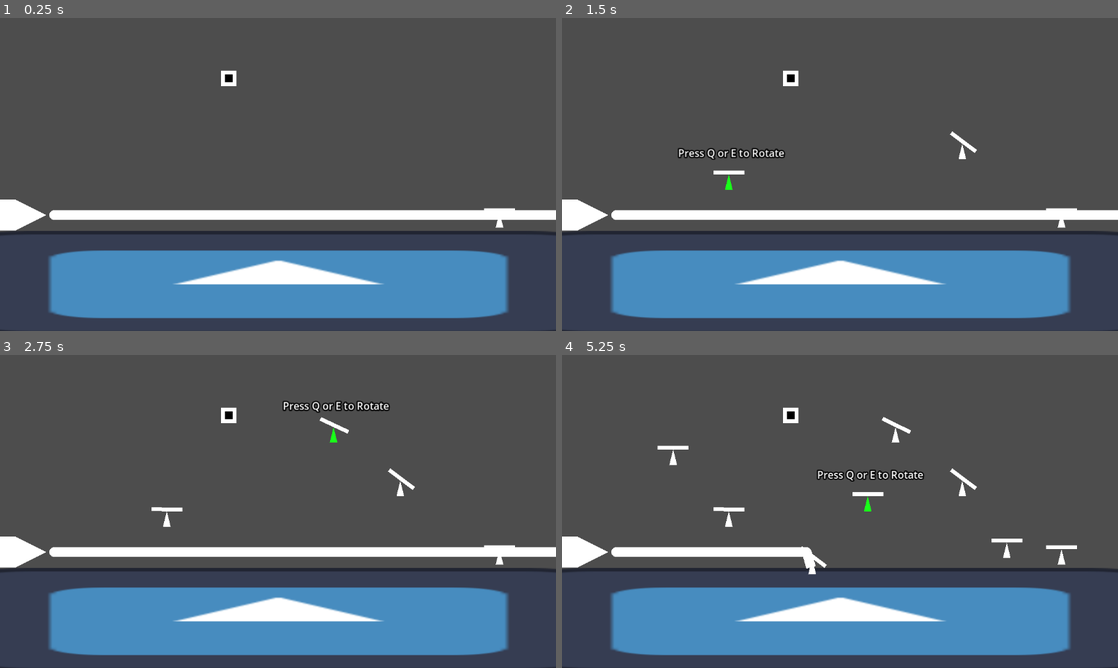
Above: before the commit, frames 1-4 (two rows, left to right).
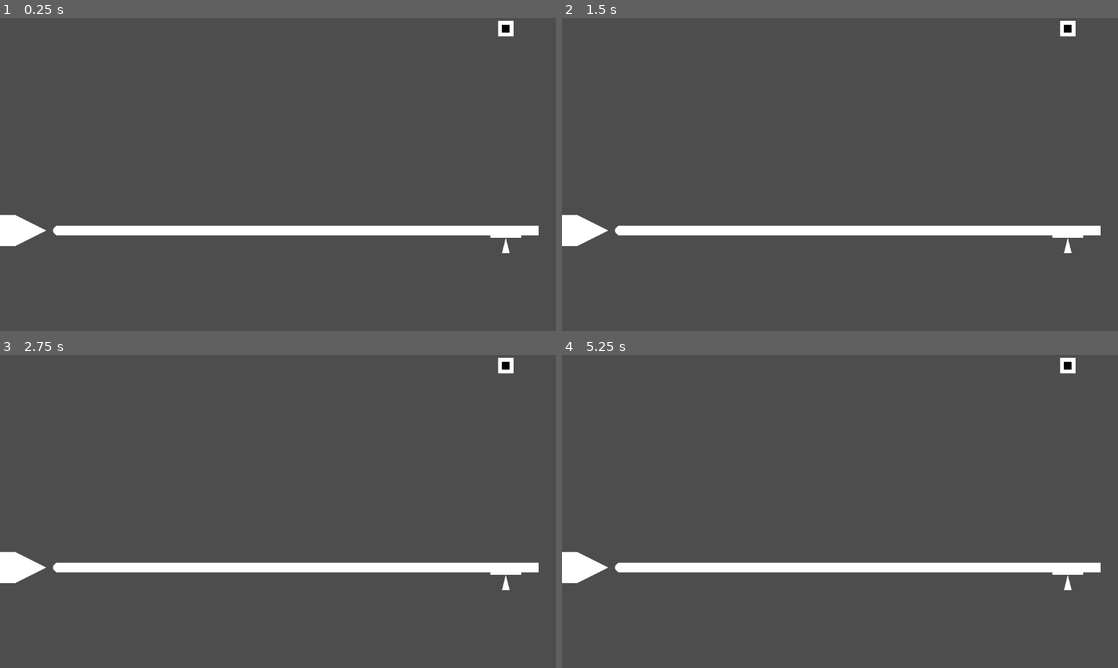
Above: after the commit, the same moments.

Repository: AdilDevStuff/Reflection-Game
Game: Godot game, scene res://scenes/level1.tscn
Two runs of this game, one before a commit and one after it. Both use one fixed random seed, a clock stepped at 60 frames per second and the inputs below. Before the commit the project starts from res://scenes/world.tscn. The engine's default icon, where the game draws it, is replaced by a stand-in: a white triangle on a blue panel in a dark square.
Inputs (mouse positions are in pixels of both pictures, inside the frame that each line leads up to):
- Up to frame 1 (0.25 s): no input
- Up to frame 2 (1.5 s): tap Enter at 0.5 s; move the mouse to (962, 158) at 0.52 s; hold E (rotate_right) 0.53-1.28 s; click (962, 158) at 0.6 s; tap Q (rotate_left) at 1.25 s; move the mouse to (728, 190) at 1.27 s; hold Q (rotate_left) from 1.28 s (still down); click (728, 190) at 1.35 s
- Up to frame 3 (2.75 s): move the mouse to (333, 442) at 2.02 s; release Q (rotate_left) at 2.03 s; hold E (rotate_right) from 2.03 s (still down); right-click (333, 442) at 2.1 s; click (333, 442) at 2.3 s
- Up to frame 4 (5.25 s): tap Q (rotate_left) at 2.75, 3.5 s; move the mouse to (812, 574) at 2.77 s; click (812, 574) at 2.85 s; move the mouse to (1006, 558) at 3.52 s; release E (rotate_right) at 3.53 s; hold Q (rotate_left) from 3.53 s (still down); click (1006, 558) at 3.6 s; move the mouse to (673, 464) at 4.27 s; right-click (673, 464) at 4.35 s; click (673, 464) at 4.55 s; move the mouse to (867, 511) at 5.02 s; click (867, 511) at 5.1 s

The runs differ from the first frame. In frame 1, 25% of the frame differs, in the area x 0-100%, y 0-100%; in frame 2, 26%; in frame 3, 26%; in frame 4, 25%.

Commit message:
Level1 & Level 2

Diff:
--- a/project.godot
+++ b/project.godot
@@ -60,14 +60,13 @@
 }
 right_click={
 "deadzone": 0.2,
-"events": [Object(InputEventMouseButton,"resource_local_to_scene":false,"resource_name":"","device":-1,"window_id":0,"alt_pressed":false,"shift_pressed":false,"ctrl_pressed":false,"meta_pressed":false,"button_mask":0,"position":Vector2(0, 0),"global_position":Vector2(0, 0),"factor":1.0,"button_index":2,"canceled":false,"pressed":false,"double_click":false,"script":null)
-]
+"events": []
 }
 
 [layer_names]
 
 2d_physics/layer_1="Player"
-2d_physics/layer_2="Ground"
+2d_physics/layer_2="World"
 2d_physics/layer_3="Mirror"
 2d_physics/layer_4="LightSensor"
 
--- /dev/null
+++ b/scenes/level1.tscn
@@ -0,0 +1,48 @@
+[gd_scene load_steps=6 format=3 uid="uid://c0lrclbheissc"]
+
+[ext_resource type="Script" uid="uid://defd2jyehanr6" path="res://scripts/light_ray_manager.gd" id="2_ejswk"]
+[ext_resource type="PackedScene" uid="uid://bjcsplt8ouk6r" path="res://scenes/light_source.tscn" id="3_bbk5w"]
+[ext_resource type="PackedScene" uid="uid://def2eojugjglu" path="res://scenes/mirror.tscn" id="4_conm7"]
+[ext_resource type="PackedScene" uid="uid://bcy1wol21qaoy" path="res://scenes/light_sensor.tscn" id="5_d3jkd"]
+[ext_resource type="PackedScene" uid="uid://bc753si75kru0" path="res://scenes/player.tscn" id="6_u3awl"]
+
+[node name="World" type="Node2D"]
+
+[node name="Ground" type="StaticBody2D" parent="."]
+position = Vector2(577, 548)
+scale = Vector2(10.7637, 1.66563)
+collision_layer = 2
+
+[node name="CollisionPolygon2D" type="CollisionPolygon2D" parent="Ground"]
+position = Vector2(44.7414, -28.0582)
+polygon = PackedVector2Array(-6.74333, -300.946, -99.1837, -299.746, -98.812, 19.0526, 5.14849, 22.0544, 6.35625, -303.948, 18.8984, -305.149, 20.7565, 105.506, -106.152, 113.311, -108.103, -368.188, -6.55752, -366.988)
+
+[node name="LightRayManager" type="Node2D" parent="." node_paths=PackedStringArray("line", "ray_origin", "raycast")]
+script = ExtResource("2_ejswk")
+line = NodePath("Line2D")
+ray_origin = NodePath("RayOrigin")
+raycast = NodePath("LightRay")
+
+[node name="RayOrigin" type="Marker2D" parent="LightRayManager"]
+position = Vector2(120, 440)
+
+[node name="LightSource" parent="LightRayManager" instance=ExtResource("3_bbk5w")]
+position = Vector2(32, 440)
+
+[node name="Line2D" type="Line2D" parent="LightRayManager"]
+width = 20.0
+joint_mode = 2
+begin_cap_mode = 2
+
+[node name="LightRay" type="RayCast2D" parent="LightRayManager"]
+collision_mask = 14
+
+[node name="Mirrors" type="Node2D" parent="LightRayManager"]
+
+[node name="Mirror" parent="LightRayManager/Mirrors" instance=ExtResource("4_conm7")]
+position = Vector2(1048, 487)
+
+[node name="LightSensor" parent="LightRayManager" instance=ExtResource("5_d3jkd")]
+position = Vector2(1048, 22)
+
+[node name="Player" parent="." instance=ExtResource("6_u3awl")]
--- /dev/null
+++ b/scenes/level2.tscn
@@ -0,0 +1,67 @@
+[gd_scene load_steps=6 format=3 uid="uid://kgeucg06f5c7"]
+
+[ext_resource type="Script" uid="uid://defd2jyehanr6" path="res://scripts/light_ray_manager.gd" id="1_alqfr"]
+[ext_resource type="PackedScene" uid="uid://bjcsplt8ouk6r" path="res://scenes/light_source.tscn" id="2_yqkch"]
+[ext_resource type="PackedScene" uid="uid://def2eojugjglu" path="res://scenes/mirror.tscn" id="3_6ep0u"]
+[ext_resource type="PackedScene" uid="uid://bcy1wol21qaoy" path="res://scenes/light_sensor.tscn" id="4_hrcei"]
+[ext_resource type="PackedScene" uid="uid://bc753si75kru0" path="res://scenes/player.tscn" id="5_xa7n4"]
+
+[node name="World" type="Node2D"]
+
+[node name="Ground" type="StaticBody2D" parent="."]
+position = Vector2(577, 548)
+scale = Vector2(10.7637, 1.66563)
+collision_layer = 2
+
+[node name="CollisionPolygon2D" type="CollisionPolygon2D" parent="Ground"]
+position = Vector2(44.7801, -28.2175)
+polygon = PackedVector2Array(34.6535, 31.8198, -100.206, 10.6474, -101.228, -264.924, 31.5335, -267.326, 34.5993, 155.337, 47.9776, 157.739, 46.0266, -339.37, -109.31, -338.17, -109.31, 131.923, 36.2329, 114.671)
+
+[node name="CollisionPolygon2D2" type="CollisionPolygon2D" parent="Ground"]
+polygon = PackedVector2Array(19.7887, -216.134, 21.0894, -100.262, 12.5422, -96.6601, 11.7989, -218.536)
+
+[node name="LightSensor" parent="." instance=ExtResource("4_hrcei")]
+position = Vector2(1340, 136)
+
+[node name="LightRayManager" type="Node2D" parent="." node_paths=PackedStringArray("line", "ray_origin", "raycast")]
+position = Vector2(1416, 926)
+rotation = 3.14159
+script = ExtResource("1_alqfr")
+line = NodePath("Line2D")
+ray_origin = NodePath("RayOrigin")
+raycast = NodePath("LightRay")
+
+[node name="RayOrigin" type="Marker2D" parent="LightRayManager"]
+position = Vector2(146, 440)
+
+[node name="LightSource" parent="LightRayManager" instance=ExtResource("2_yqkch")]
+position = Vector2(32, 440)
+
+[node name="Line2D" type="Line2D" parent="LightRayManager"]
+width = 20.0
+joint_mode = 2
+begin_cap_mode = 2
+
+[node name="LightRay" type="RayCast2D" parent="LightRayManager"]
+collision_mask = 14
+
+[node name="Mirrors" type="Node2D" parent="LightRayManager"]
+position = Vector2(1416, 926)
+rotation = 3.14159
+
+[node name="Mirror" parent="LightRayManager/Mirrors" instance=ExtResource("3_6ep0u")]
+position = Vector2(26, 543)
+
+[node name="Mirror2" parent="LightRayManager/Mirrors" instance=ExtResource("3_6ep0u")]
+position = Vector2(-35, 90)
+rotation = 1.79842
+
+[node name="Mirror3" parent="LightRayManager/Mirrors" instance=ExtResource("3_6ep0u")]
+position = Vector2(736, 293)
+rotation = -1.60663
+
+[node name="Player" parent="." instance=ExtResource("5_xa7n4")]
+
+[node name="Camera2D" type="Camera2D" parent="."]
+position = Vector2(741, 308)
+zoom = Vector2(0.6, 0.6)
--- a/scenes/light_source.tscn
+++ b/scenes/light_source.tscn
@@ -6,8 +6,9 @@
 [node name="LightSource" type="CharacterBody2D" groups=["LightSource"]]
 
 [node name="Sprite2D" type="Polygon2D" parent="."]
+position = Vector2(0, 32)
 polygon = PackedVector2Array(0, -64, 64, -32, 0, 0, -32, 0, -32, -64)
 
 [node name="CollisionShape2D" type="CollisionShape2D" parent="."]
-position = Vector2(16, -32)
+position = Vector2(16, 0)
 shape = SubResource("RectangleShape2D_rgxqc")
--- a/scenes/world.tscn
+++ b/scenes/test.tscn
@@ -1,11 +1,11 @@
-[gd_scene load_steps=8 format=3 uid="uid://c0lrclbheissc"]
+[gd_scene load_steps=8 format=3 uid="uid://bg72rdq1tbbul"]
 
-[ext_resource type="PackedScene" uid="uid://bc753si75kru0" path="res://scenes/player.tscn" id="1_rwgxs"]
-[ext_resource type="Texture2D" uid="uid://bh7rxnt4h0fvh" path="res://icon.svg" id="2_4wyf3"]
-[ext_resource type="PackedScene" uid="uid://bjcsplt8ouk6r" path="res://scenes/light_source.tscn" id="3_4wyf3"]
-[ext_resource type="Script" uid="uid://defd2jyehanr6" path="res://scripts/light_ray_manager.gd" id="3_71j4m"]
-[ext_resource type="PackedScene" uid="uid://def2eojugjglu" path="res://scenes/mirror.tscn" id="3_k0juu"]
-[ext_resource type="PackedScene" uid="uid://bcy1wol21qaoy" path="res://scenes/light_sensor.tscn" id="6_i7141"]
+[ext_resource type="Texture2D" uid="uid://bh7rxnt4h0fvh" path="res://icon.svg" id="1_lpvoh"]
+[ext_resource type="Script" uid="uid://defd2jyehanr6" path="res://scripts/light_ray_manager.gd" id="2_at5dv"]
+[ext_resource type="PackedScene" uid="uid://bjcsplt8ouk6r" path="res://scenes/light_source.tscn" id="3_jcd4p"]
+[ext_resource type="PackedScene" uid="uid://def2eojugjglu" path="res://scenes/mirror.tscn" id="4_uacia"]
+[ext_resource type="PackedScene" uid="uid://bcy1wol21qaoy" path="res://scenes/light_sensor.tscn" id="5_yk7ts"]
+[ext_resource type="PackedScene" uid="uid://bc753si75kru0" path="res://scenes/player.tscn" id="6_ajshl"]
 
 [sub_resource type="RectangleShape2D" id="RectangleShape2D_k0juu"]
 size = Vector2(128, 130)
--- a/scripts/light_ray_manager.gd
+++ b/scripts/light_ray_manager.gd
@@ -5,6 +5,8 @@
 @export var line: Line2D
 @export var ray_origin: Marker2D
 @export var raycast: RayCast2D
+
+@onready var light_source: CharacterBody2D = $LightSource
 
 var points: Array = []
 
@@ -15,7 +17,10 @@
 	points = [ray_origin.global_position]
 
 	var start = ray_origin.global_position
-	var direction = Vector2.RIGHT.rotated(rotation)
+	# wth bro legit go RIGHT
+	# var direction = Vector2.RIGHT.rotated(rotation)
+	# so real
+	var direction : Vector2 = light_source.position.direction_to(ray_origin.position)
 
 	for _i in range(max_bounces):
 		var result = cast_ray(start, direction)
--- a/scripts/light_sensor.gd
+++ b/scripts/light_sensor.gd
@@ -1,12 +1,15 @@
 extends CharacterBody2D
 ## IT TAKES 1second to refresh cuz i like it that way
 class_name LightSensor2D
+
+signal LightFellOnSensor
 
 var is_light_falling : bool = false
 @onready var timer: Timer = $Timer
 
 
 func on_light_fall() -> void:
+	LightFellOnSensor.emit()
 	is_light_falling = true
 	$Light2D.color = Color(1.0, 0.0, 1.0)
 	timer.start()
--- a/scripts/player.gd
+++ b/scripts/player.gd
@@ -14,8 +14,8 @@
 	mouse_pos = get_global_mouse_position()
 	self.position = mouse_pos
 
-	if Input.is_action_just_pressed("left_click"):
-		spawn_obj()
+	#if Input.is_action_just_pressed("left_click"):
+		#spawn_obj()
 	if Input.is_action_just_pressed("right_click"):
 		delete_obj()
 
Not shown: 3 places in scenes/test.tscn that only renumber resources
